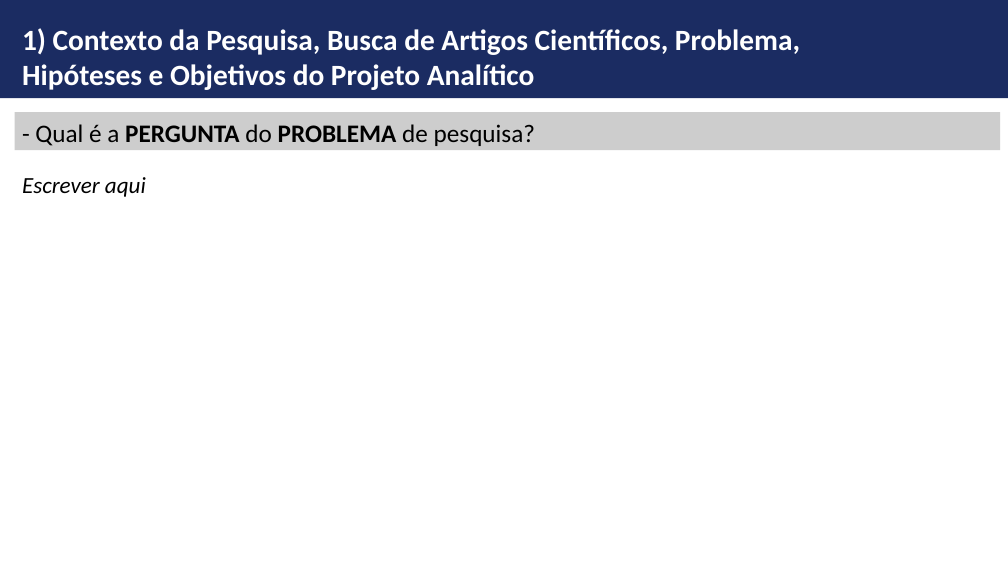
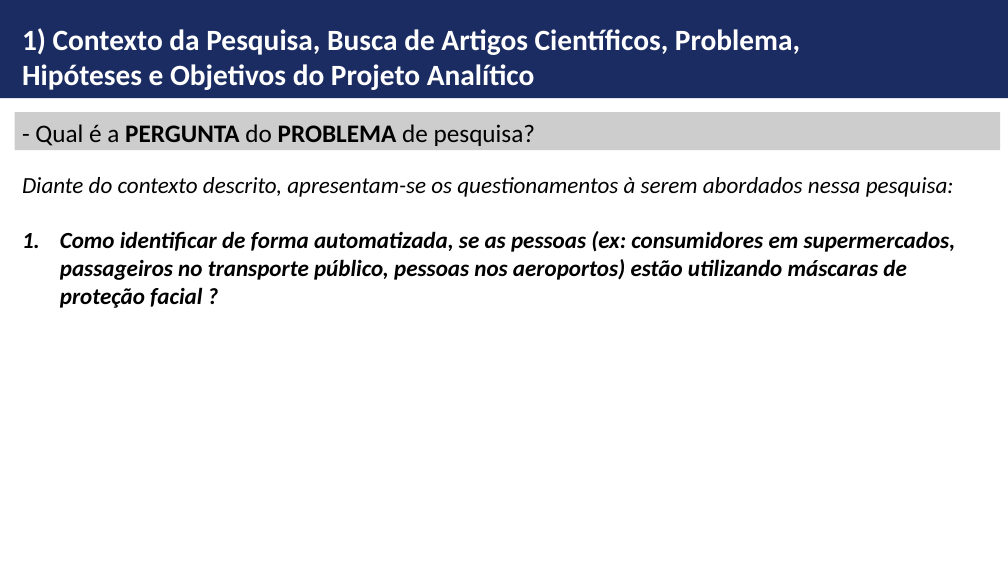
Before and after one commit to ldaniel/Challenges-Requirements-Analytical-Projects, a slide deck: slide 5 of presentation/FGV-MBA - Monografia - Detecção de Máscara Facial.pptx. Drawn at 1008x567 pixels with LibreOffice and Linux fonts; fonts in the diff are those of the drawing; background and template pictures are left out. Boxes give left, top, right and bottom in pixels: in the first picture for what was removed or moved away, otherwise in the second. Text is boxed around its words. In the diff, an @@ line names an element or a change of style, - is before the commit and + after.

Commit message:
Adding the question and objectives

```diff
--- a/presentation/FGV-MBA - Monografia - Detecção de Máscara Facial.pptx
+++ b/presentation/FGV-MBA - Monografia - Detecção de Máscara Facial.pptx
@@ text at bbox=[22, 177, 956, 308]: text changed; bold on @@
-Escrever aqui
+Diante do contexto descrito, apresentam-se os questionamentos à serem abordados nessa pesquisa:
+1. Como identificar de forma automatizada, se as pessoas (ex: consumidores em supermercados, passageiros no transporte público, pessoas nos aeroportos) estão utilizando máscaras de proteção facial ?
```
Also in this commit, not shown: 1 other slide changed.
